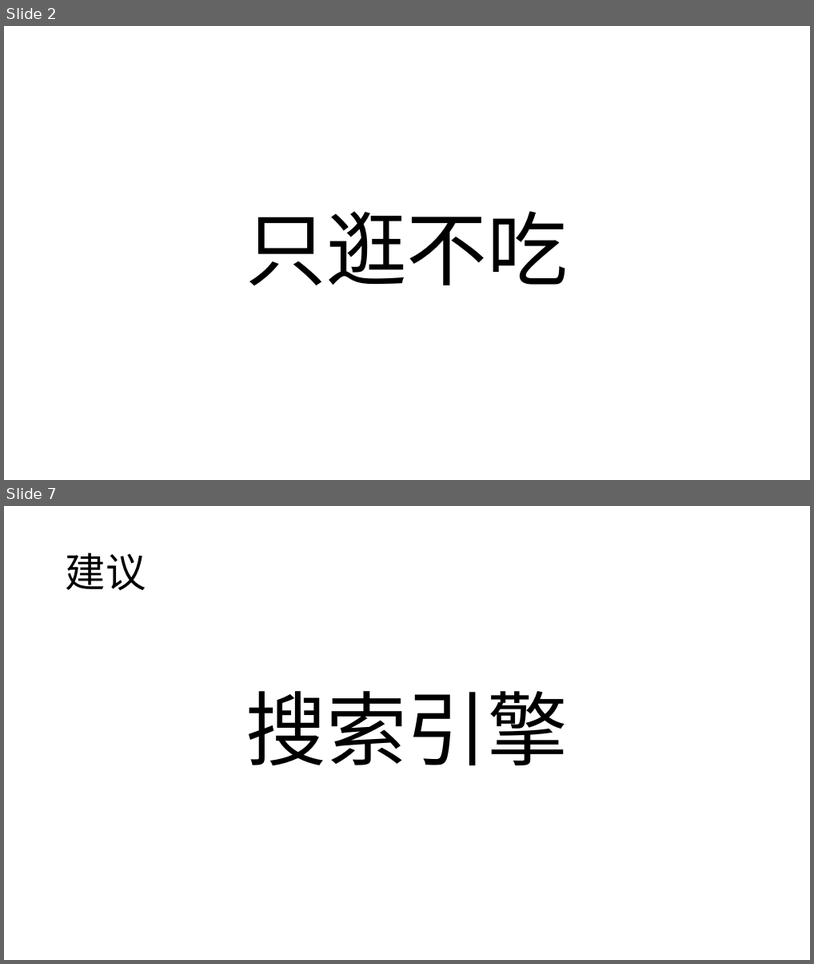
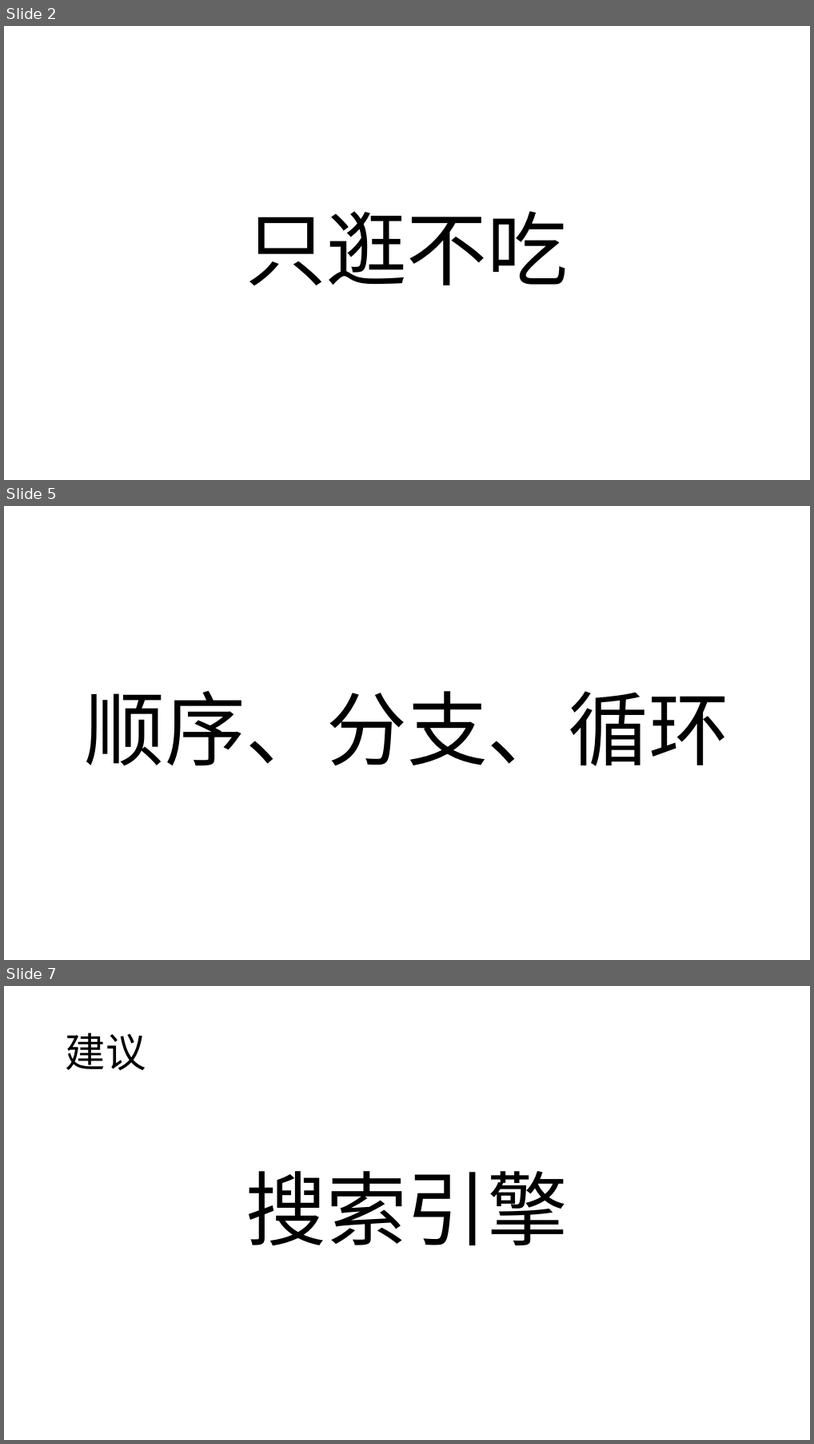
Before and after one commit to Jasper-Li/PythonTutorial, a slide deck: ppt/20分钟入门Python_下_李兴贺_20210619..pptx. Shown one above the other, each under a label of ours: slides 2 and 7 before the commit, slides 2, 5 and 7 after it; the slides between them are not shown. The pictures are 814x964 and 814x1444 pixels, drawn with LibreOffice and Linux fonts; fonts in the diff are those of the drawing. Boxes give left, top, right and bottom in pixels: in the first picture for what was removed or moved away, otherwise in the second. Text is boxed around its words. In the diff, an @@ line names an element or a change of style, - is before the commit and + after.

```diff
--- a/ppt/20分钟入门Python_下_李兴贺_20210619..pptx
+++ b/ppt/20分钟入门Python_下_李兴贺_20210619..pptx
@@ slide 5 added at <box>4,506,810,960</box>, background #FFFFFF @@
@@ title added at <box>85,691,730,766</box>, 96 pt, text #000000 @@
+顺序、分支、循环
```
Also in this commit, not shown: 1 slide changed, 3 other slides added, 5 slides removed, 15 other files.
